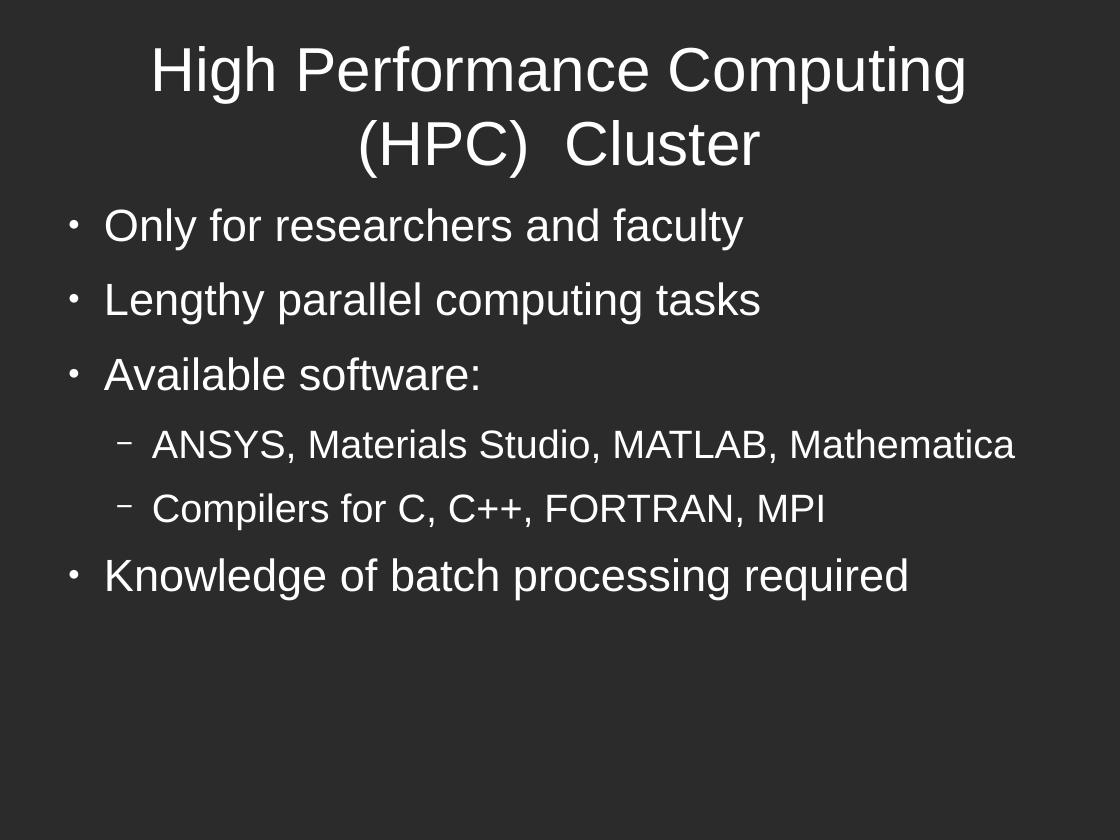
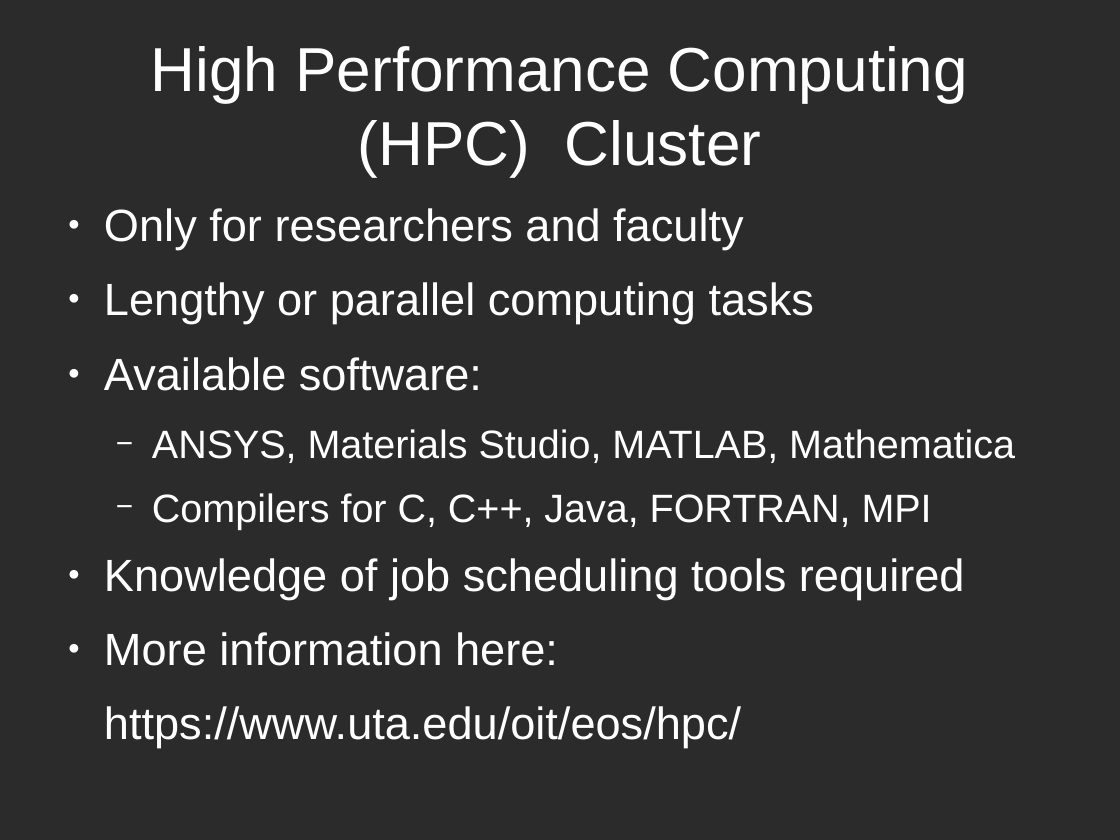
Before and after one commit to LUGatUTA/Presentations-Public, a slide deck: slide 12 of omega_server/uta_omega.odp (slide 11 before the commit). Drawn at 1120x840 pixels with LibreOffice and Linux fonts; fonts in the diff are those of the drawing; background and template pictures are left out; a plain dark background stands for a picture behind light text. Boxes give left, top, right and bottom in pixels: in the first picture for what was removed or moved away, otherwise in the second. Text is boxed around its words. In the diff, an @@ line names an element or a change of style, - is before the commit and + after.

```diff
--- a/omega_server/uta_omega.odp
+++ b/omega_server/uta_omega.odp
@@ text at box(104, 282, 814, 324): text changed @@
-● Lengthy parallel computing tasks
+● Lengthy or parallel computing tasks
@@ text at box(104, 493, 965, 748): text changed @@
-  − Compilers for C, C++, FORTRAN, MPI
-● Knowledge of batch processing required
+  − Compilers for C, C++, Java, FORTRAN, MPI
+● Knowledge of job scheduling tools required
+● More information here:
+https://www.uta.edu/oit/eos/hpc/
```
Also in this commit, not shown: 13 other slides changed, 11 slides added, 9 slides removed, 1 other file.
